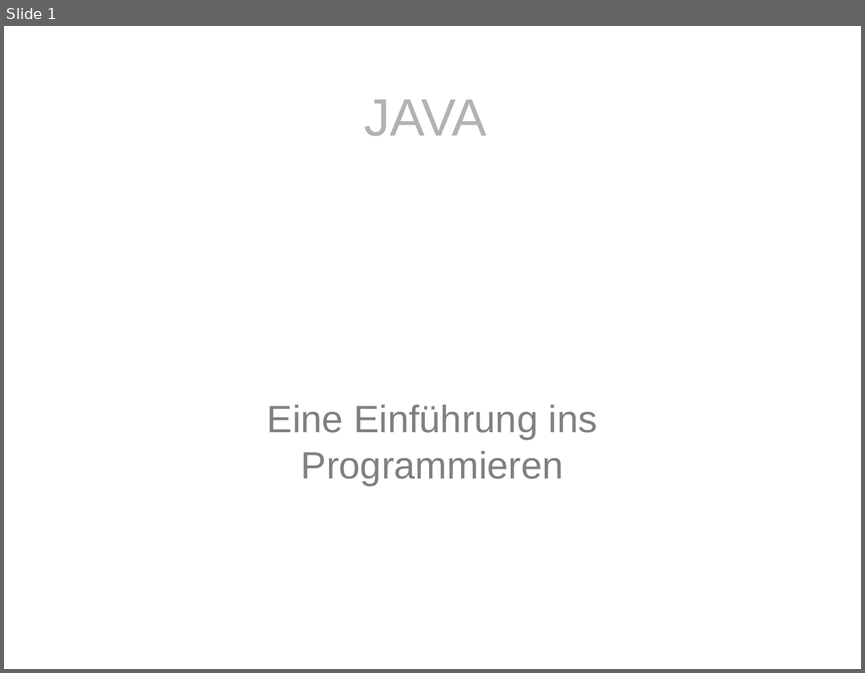
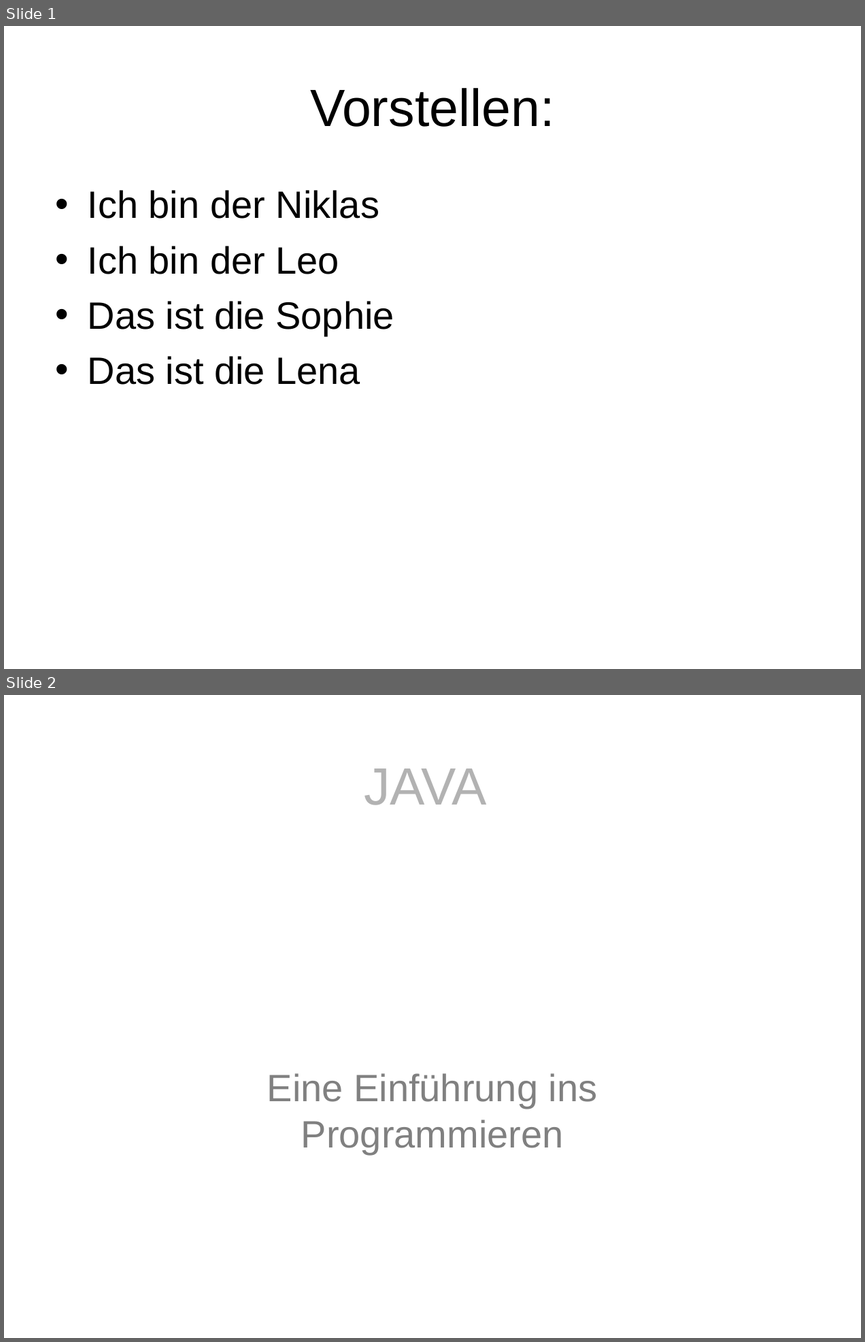
Before and after one commit to nh2/dsa42, a slide deck: teilnehmer/leonhard/Cars/src/carspack/Wie die Autos fahren lernen.ppt. Shown one above the other, each under a label of ours: slide 1 before the commit, slides 1 and 2 after it. The pictures are 865x673 and 865x1342 pixels, drawn with LibreOffice and Linux fonts; fonts in the diff are those of the drawing; background and template pictures are left out. Boxes give left, top, right and bottom in pixels: in the first picture for what was removed or moved away, otherwise in the second. Text is boxed around its words. In the diff, an @@ line names an element or a change of style, - is before the commit and + after.

```diff
--- a/teilnehmer/leonhard/Cars/src/carspack/Wie die Autos fahren lernen.ppt
+++ b/teilnehmer/leonhard/Cars/src/carspack/Wie die Autos fahren lernen.ppt
@@ slide 1 added at (4,26,861,669), background #FFFFFF @@
@@ title added at (310,88,554,127), 44 pt, text #000000 @@
+Vorstellen:
@@ text added at (88,190,394,384), 32 pt, text #000000 @@
+• Ich bin der Niklas
+• Ich bin der Leo
+• Das ist die Sophie
+• Das ist die Lena
@@ what was slide 1 is now slide 2 @@
```
Also in this commit, not shown: 1 slide removed, 2 other files.
